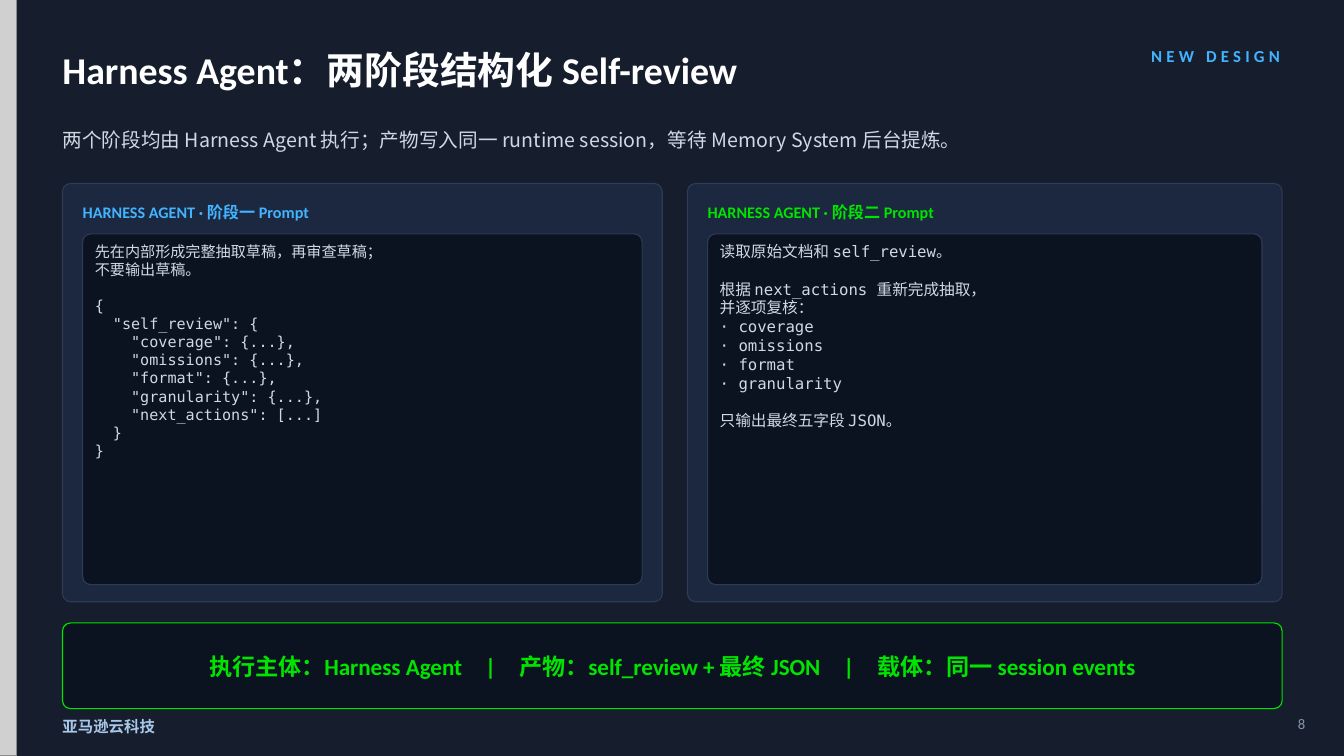
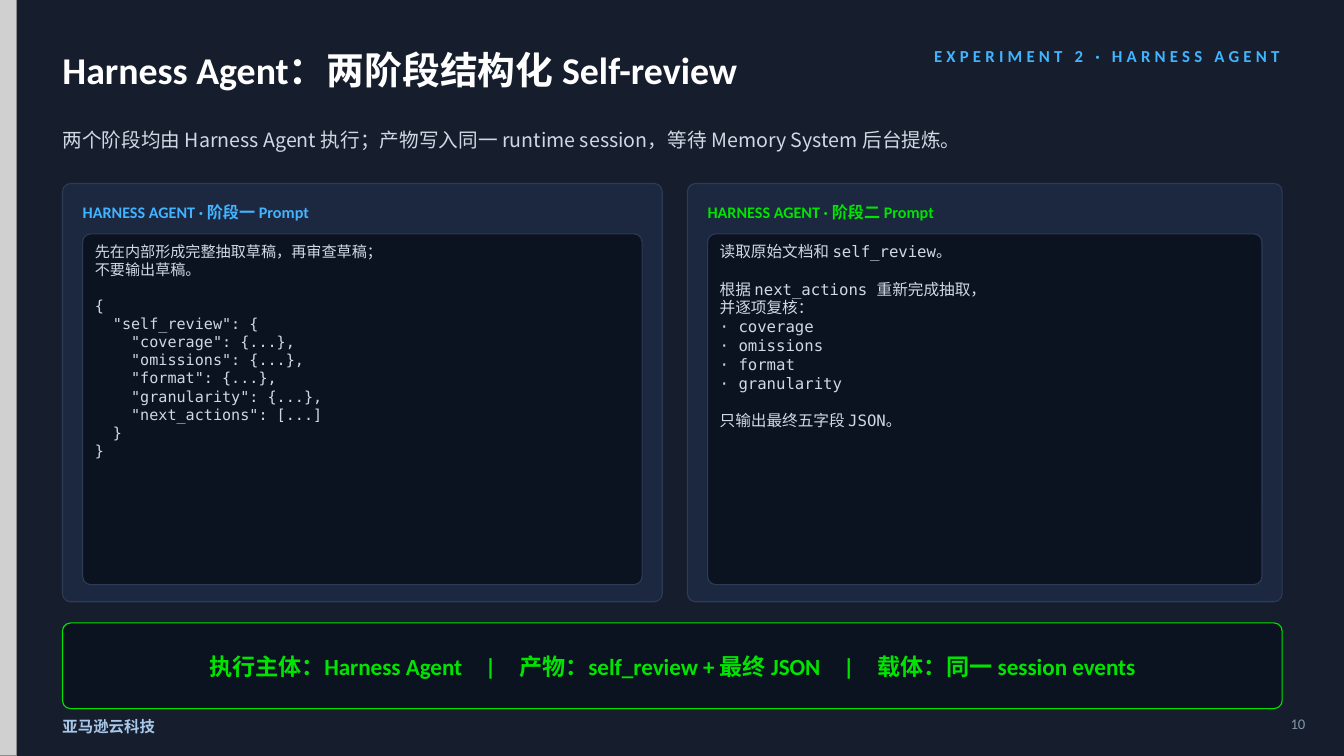
Before and after one commit to dashjim/agentcore-memory-loop, a slide deck: slide 10 of docs/记忆能让Agent越跑越好吗-V3.pptx (slide 8 before the commit). Drawn at 1344x756 pixels with LibreOffice and Linux fonts; fonts in the diff are those of the drawing; grey boxes stand for pictures. Boxes give left, top, right and bottom in pixels: in the first picture for what was removed or moved away, otherwise in the second. Text is boxed around its words. In the diff, an @@ line names an element or a change of style, - is before the commit and + after.

Commit message:
docs: separate memory experiments in V3 deck

```diff
--- a/docs/记忆能让Agent越跑越好吗-V3.pptx
+++ b/docs/记忆能让Agent越跑越好吗-V3.pptx
@@ text at (934,51,1279,62): text changed @@
-NEW DESIGN
+EXPERIMENT 2 · HARNESS AGENT
@@ text at (1291,719,1306,729): text changed @@
-8
+10
```
Also in this commit, not shown: 8 other slides changed, 5 slides added, 2 slides removed, 2 other files.
